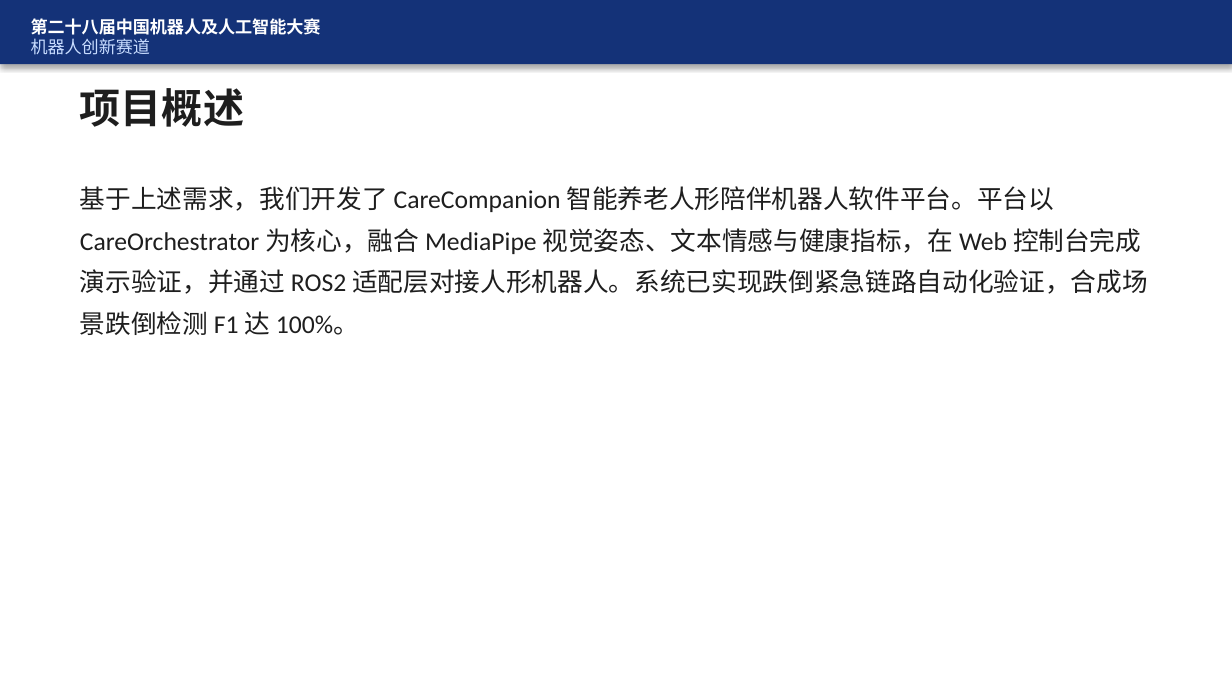
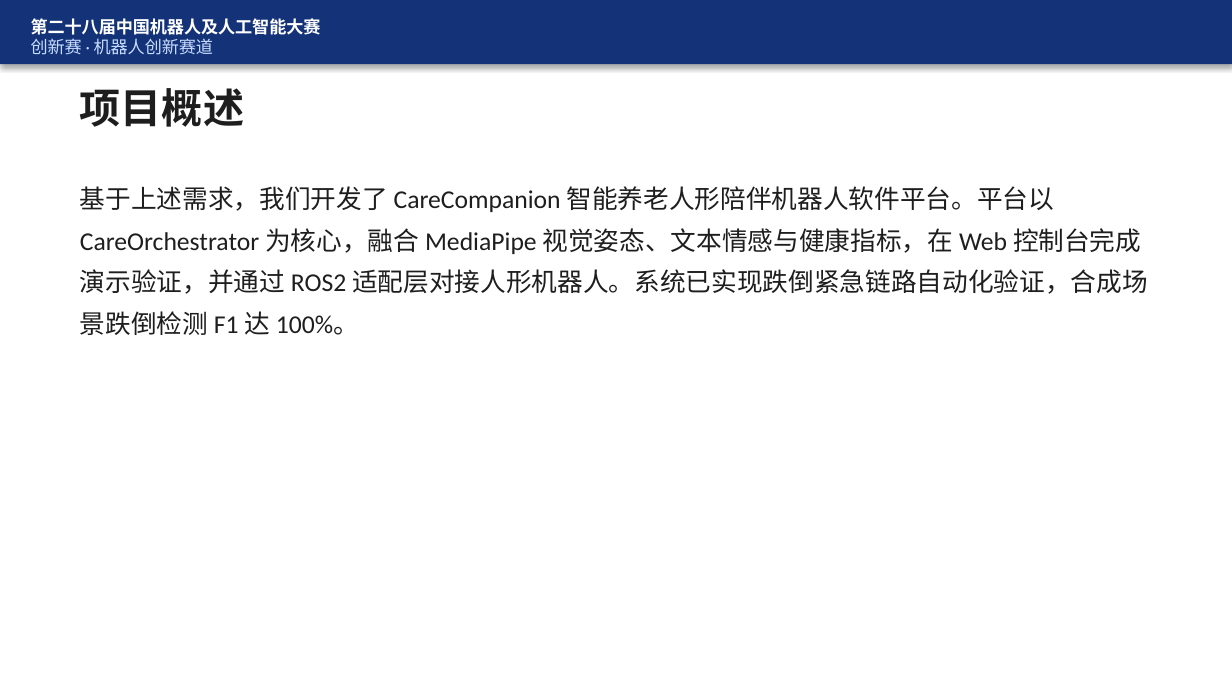
Before and after one commit to FBB123571/ElderCare-Humanoid-Platform, a slide deck: slide 6 of docs/答辩_CareCompanion.pptx (slide 5 before the commit). Drawn at 1232x693 pixels with LibreOffice and Linux fonts; fonts in the diff are those of the drawing. Boxes give left, top, right and bottom in pixels: in the first picture for what was removed or moved away, otherwise in the second. Text is boxed around its words. In the diff, an @@ line names an element or a change of style, - is before the commit and + after.

```diff
--- a/docs/答辩_CareCompanion.pptx
+++ b/docs/答辩_CareCompanion.pptx
@@ text at (31, 38, 213, 55): text changed @@
-机器人创新赛道
+创新赛 · 机器人创新赛道
```
Also in this commit, not shown: 26 other slides changed, 2 slides added, 4 other files.
